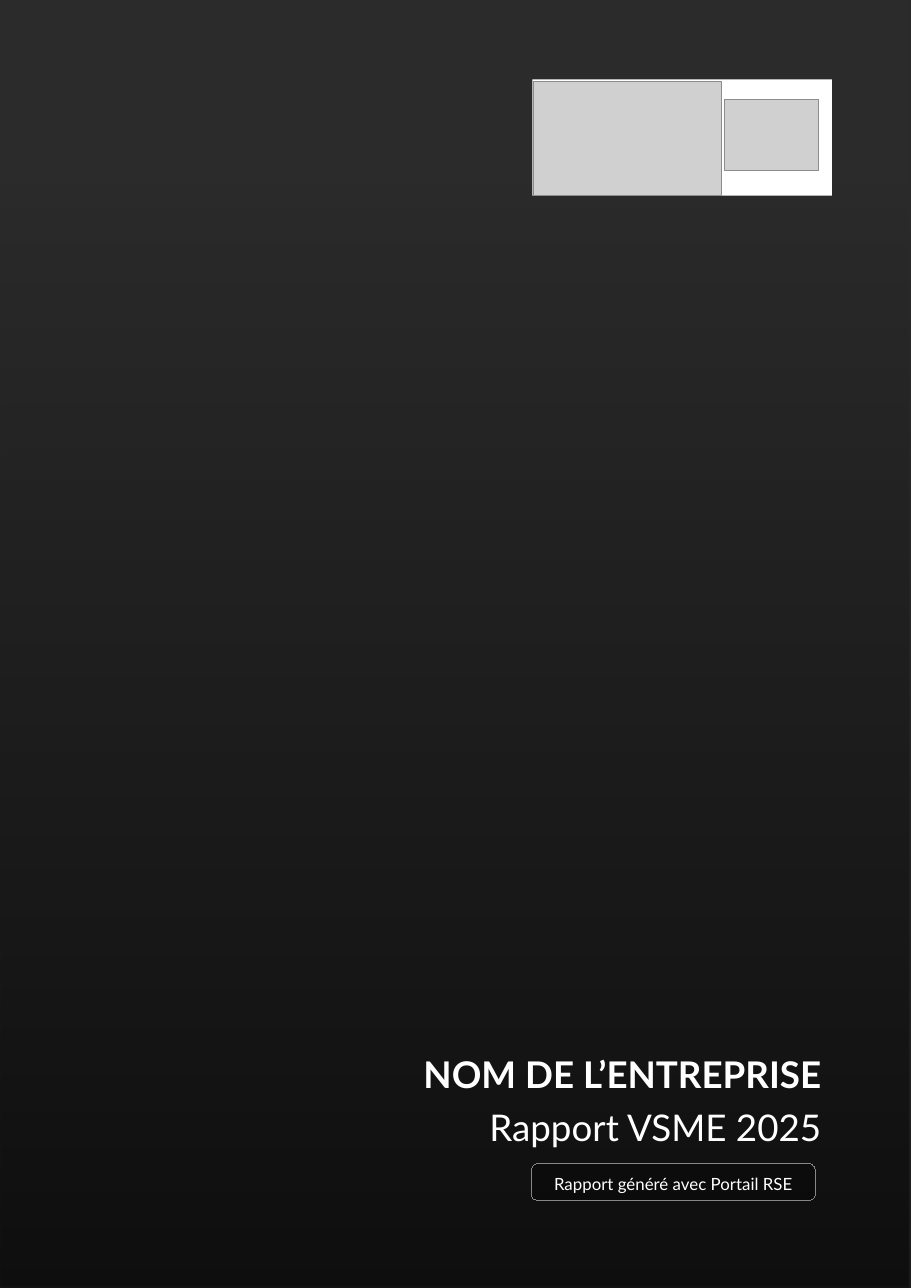
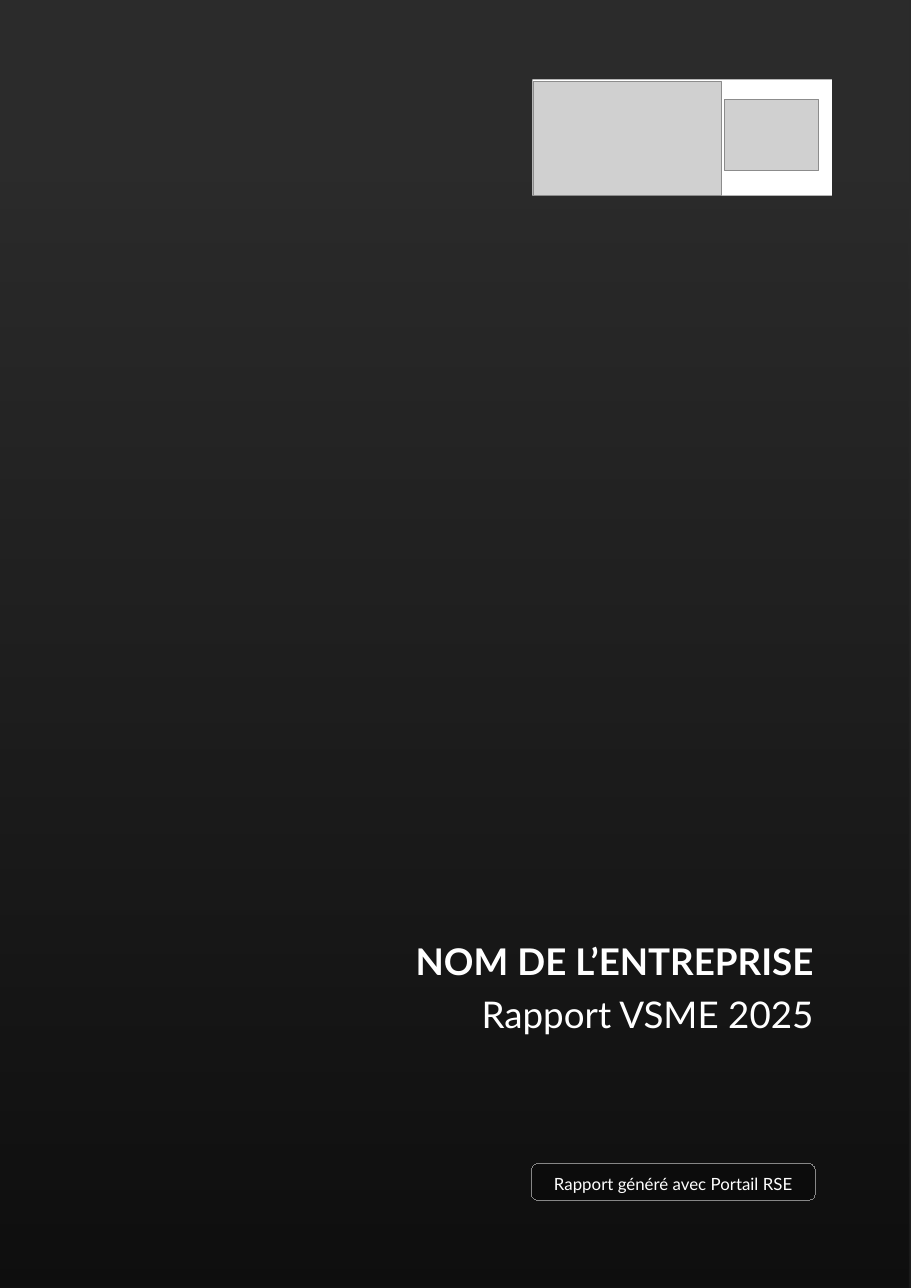
Before and after one commit to betagouv/portail-rse, a slide deck: slide 1 of impact/vsme/exports/vsme.pptx. Drawn at 911x1288 pixels with LibreOffice and Linux fonts; fonts in the diff are those of the drawing; grey boxes stand for pictures; background and template pictures are left out; a plain dark background stands for a picture behind light text. Boxes give left, top, right and bottom in pixels: in the first picture for what was removed or moved away, otherwise in the second. Text is boxed around its words. In the diff, an @@ line names an element or a change of style, - is before the commit and + after.

Commit message:
modif pptx pour nom entreprise sur 2 lignes

```diff
--- a/impact/vsme/exports/vsme.pptx
+++ b/impact/vsme/exports/vsme.pptx
@@ text "NOM DE L’ENTREPRISE": place and size @@
-text "NOM DE L’ENTREPRISE" at (423,1060,821,1148)
+text "NOM DE L’ENTREPRISE" at (416,947,813,1035)
```
Also in this commit, not shown: 15 other slides changed.
